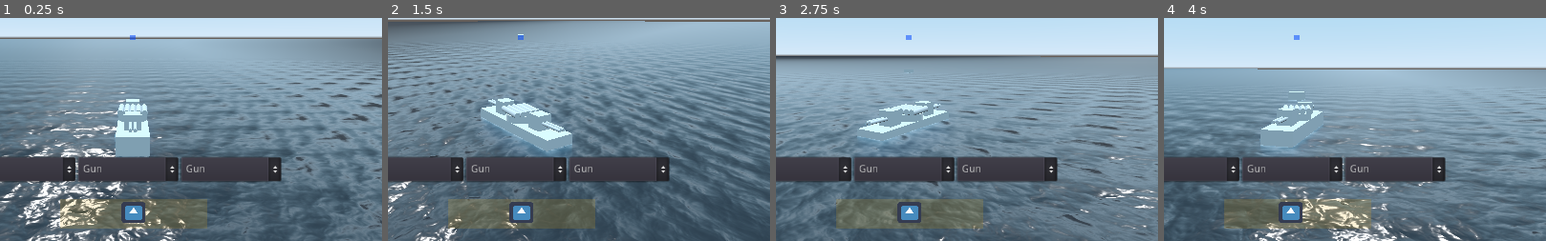
Above: before the commit, frames 1-4 (left to right).
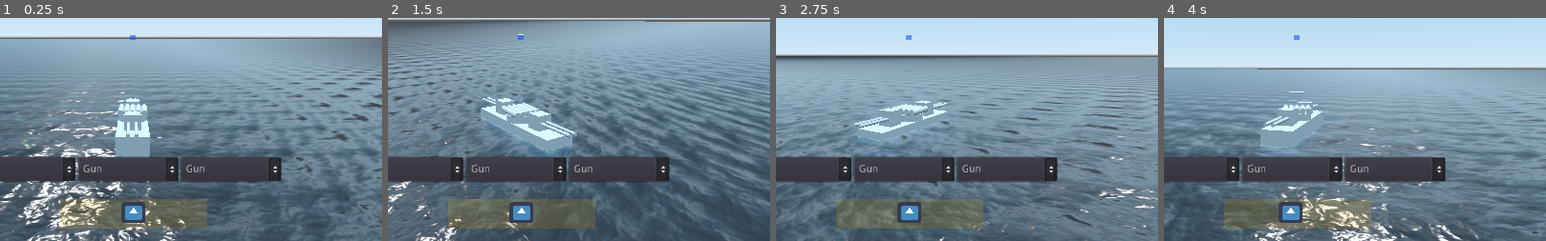
Above: after the commit, the same moments.

Repository: IndustrialDonut/IWARSHIPS
Game: Godot game, scene res://Map.tscn
Same seed, same stepped clock (60 frames per second), same inputs: the game is played once before the commit and once after it. The engine's default icon, where the game draws it, is replaced by a stand-in: a white triangle on a blue panel in a dark square.
Inputs (mouse positions are % of the whole screen's width and height, from its top left):
- Up to frame 1 (0.25 s): no input
- Up to frame 2 (1.5 s): move the mouse to (49, 52) at 0.52 s; hold W (forward) from 0.53 s (still down); click (49, 52) at 0.6 s; move the mouse to (57, 51) at 1.27 s; tap Ctrl (ctrl) at 1.35 s
- Up to frame 3 (2.75 s): keep holding W (forward); click (57, 51) at 1.55 s; move the mouse to (42, 49) at 2.02 s; click (42, 49) at 2.1 s
- Up to frame 4 (4 s): move the mouse to (51, 50) at 2.77 s; release W (forward) at 2.78 s; hold A (left) 2.78-3.53 s; right-click (51, 50) at 2.85 s; click (51, 50) at 3.05 s; move the mouse to (46, 48) at 3.52 s; hold W (forward) from 3.53 s (still down); tap 1 (select_gun) at 3.6 s; click (46, 48) at 3.8 s
The pictures show only the part of the screen within x 33-83%, y 46-96%; the shares and areas given below are measured in that part.

The runs differ from the first frame. In frame 1, 0.1% of the frame differs, in the area x 33-37%, y 35-54%; in frame 2, 0.3%, in the area x 24-50%, y 35-54%; in frame 3, 0.2%; in frame 4, 0.1%.

Commit message:
slight guns refactor

Diff:
--- /dev/null
+++ b/Game/Cannon203.gd
@@ -0,0 +1,19 @@
+extends Spatial
+
+
+func fire():
+
+	$MainCannon.fire()
+
+
+func get_gun_elevation(distance):
+
+	return $MainCannon.get_gun_elevation(distance)
+
+
+func load_gun():
+	$MainCannon.load_gun()
+
+
+func set_muzzle_velocity(speed):
+	$MainCannon.set_muzzle_velocity(speed)
--- /dev/null
+++ b/Game/Cannon203.tscn
@@ -0,0 +1,20 @@
+[gd_scene load_steps=4 format=2]
+
+[ext_resource path="res://MainCannon.tscn" type="PackedScene" id=1]
+[ext_resource path="res://Cannon203.gd" type="Script" id=2]
+
+[sub_resource type="CylinderMesh" id=1]
+top_radius = 0.1
+bottom_radius = 0.1
+height = 3.0
+
+[node name="Cannon203" type="Spatial"]
+script = ExtResource( 2 )
+
+[node name="MainCannon" parent="." instance=ExtResource( 1 )]
+transform = Transform( 1, 0, 0, 0, 1, 0, 0, 0, 1, 0, 0, -3.0013 )
+
+[node name="BarrelMesh" type="MeshInstance" parent="."]
+transform = Transform( 1, 0, 0, 0, -4.37114e-08, 1, 0, -1, -4.37114e-08, 0, 0, -1.4916 )
+mesh = SubResource( 1 )
+material/0 = null
--- a/Game/Cannon203JP.tscn
+++ /dev/null
@@ -1,17 +0,0 @@
-[gd_scene load_steps=3 format=2]
-
-[ext_resource path="res://CannonBase.tscn" type="PackedScene" id=1]
-
-[sub_resource type="CylinderMesh" id=1]
-top_radius = 0.1
-bottom_radius = 0.1
-
-[node name="Cannon203JP" instance=ExtResource( 1 )]
-
-[node name="MeshInstance" type="MeshInstance" parent="Spatial" index="0"]
-transform = Transform( 1, 0, 0, 0, -4.37114e-08, 1, 0, -1, -4.37114e-08, 0, 0, -1.07968 )
-mesh = SubResource( 1 )
-material/0 = null
-
-[node name="Muzzle" parent="." index="1"]
-transform = Transform( 1, 0, 0, 0, 1, 0, 0, 0, 1, 0, 0, -2.14426 )
--- a/Game/CannonBase.gd
+++ /dev/null
@@ -1,23 +0,0 @@
-extends Spatial
-
-#these can be changed on the particular child cannon
-var shell = preload("res://Shell203JP.tscn")
-var muzzle_vel = 40 #m/s
-
-var loaded := false
-
-func fire():
-	if loaded:
-		var inst = shell.instance()
-		get_tree().current_scene.get_node("Containers").add_child(inst)
-		inst.global_transform = $Muzzle.global_transform
-		inst.linear_velocity = - muzzle_vel * inst.global_transform.basis.z
-
-		loaded = false
-
-func calc_el(dist):
-	var el = (asin(9.8 * dist / (muzzle_vel*muzzle_vel) ))  /2.0
-	if el > 0:
-		return el
-	else:
-		return 0
--- a/Game/CannonBase.tscn
+++ /dev/null
@@ -1,10 +0,0 @@
-[gd_scene load_steps=2 format=2]
-
-[ext_resource path="res://CannonBase.gd" type="Script" id=1]
-
-[node name="CannonBase" type="Spatial"]
-script = ExtResource( 1 )
-
-[node name="Spatial" type="Spatial" parent="."]
-
-[node name="Muzzle" type="Spatial" parent="."]
--- /dev/null
+++ b/Game/MainCannon.gd
@@ -0,0 +1,33 @@
+extends Spatial
+
+var shell = preload("res://Shell203JP.tscn")
+var muzzle_vel = 40 #m/s
+var loaded := false
+
+func fire():
+
+	if loaded:
+
+		var inst = shell.instance()
+		add_child(inst) # added as toplevel though
+
+		var T = global_transform
+		inst.global_transform = T
+		inst.linear_velocity = -T.basis.z * muzzle_vel
+
+		loaded = false
+
+
+func get_gun_elevation(distance):
+
+	var el = (asin(9.8 * distance / (muzzle_vel*muzzle_vel) ))  / 2.0
+
+	return clamp(el, 0, deg2rad(90))
+
+
+func load_gun():
+	loaded = true
+
+
+func set_muzzle_velocity(speed):
+	muzzle_vel = speed
--- /dev/null
+++ b/Game/MainCannon.tscn
@@ -0,0 +1,6 @@
+[gd_scene load_steps=2 format=2]
+
+[ext_resource path="res://MainCannon.gd" type="Script" id=1]
+
+[node name="MainCannon" type="Spatial"]
+script = ExtResource( 1 )
--- a/Game/ShellBase.gd
+++ b/Game/ShellBase.gd
@@ -1,5 +1,9 @@
 extends RigidBody
 
+
+
+func _ready() -> void:
+	set_as_toplevel(true)
 
 
 func _physics_process(delta):
--- a/Game/Ships/Weapons.gd
+++ b/Game/Ships/Weapons.gd
@@ -3,7 +3,7 @@
 # consts at top
 const ROTATION_SPEED = 1
 
-var selected_weapon : int = ENUMS.ARM.GUN # start with nothing selected
+var selected_weapon : int = ENUMS.ARM.GUN
 
 #var angular_acceleration = 7
 var _local_target = Vector3()
--- a/Game/TurretBase.gd
+++ b/Game/TurretBase.gd
@@ -8,42 +8,17 @@
 
 func _ready():
 	for gun in $Horizontal/Vertical.get_children():
-		gun.loaded = true
+		gun.load_gun()
 
-func command_fire():
+
+func fire():
 	for gun in $Horizontal/Vertical.get_children():
 		gun.fire()
 
 
-func aim(point):
-	on_target = false
-
-	var cross = ( - $Horizontal.global_transform.basis.z).cross(point - self.global_transform.origin)
-
-	if abs(cross.y)<1:
-		on_target = true
-	else:
-		if abs(cross.y)<3:
-			if cross.y > 0:
-				$Horizontal.rotate_y(trav_rate/5.0)
-			elif cross.y < 0:
-				$Horizontal.rotate_y(-trav_rate/5.0)
-		else:
-			if cross.y > 0:
-				$Horizontal.rotate_y(trav_rate)
-			elif cross.y < 0:
-				$Horizontal.rotate_y(-trav_rate)
-
-		var el = $Horizontal/Vertical.get_child(0).calc_el((point - self.global_transform.origin).length())
-		$Horizontal/Vertical.rotation.x = lerp_angle($Horizontal/Vertical.rotation.x, el, 0.1)
-
-#func reset():
-#	$Horizontal.rotation.y = lerp_angle($Horizontal.rotation.y, 0 ,0.1)
-
-
 func _on_Timer_timeout():
 	for gun in $Horizontal/Vertical.get_children():
-		gun.loaded = true
+		gun.load_gun()
 
 
 
@@ -56,8 +31,8 @@
 
 var _current_target_distance = 0
 
-func fire():
-	_fire_shell()
+#func fire():
+#	_fire_shell()
 
 
 func _fire_shell():
--- a/Game/Weapons/TurretDouble.tscn
+++ b/Game/Weapons/TurretDouble.tscn
@@ -1,20 +1,20 @@
 [gd_scene load_steps=4 format=2]
 
 [ext_resource path="res://TurretBase.tscn" type="PackedScene" id=1]
-[ext_resource path="res://Cannon203JP.tscn" type="PackedScene" id=2]
+[ext_resource path="res://Cannon203.tscn" type="PackedScene" id=2]
 
 [sub_resource type="CubeMesh" id=1]
 size = Vector3( 1, 1, 1 )
 
 [node name="TurretDouble" instance=ExtResource( 1 )]
 
-[node name="Cannon203JP" parent="Horizontal/Vertical" index="0" instance=ExtResource( 2 )]
-transform = Transform( 1, 0, 0, 0, 1, 0, 0, 0, 1, -0.146015, 0, 0 )
+[node name="Cannon203" parent="Horizontal/Vertical" index="0" instance=ExtResource( 2 )]
+transform = Transform( 1, 0, 0, 0, 1, 0, 0, 0, 1, 0.24863, 0, 0 )
 
-[node name="Cannon203JP2" parent="Horizontal/Vertical" index="1" instance=ExtResource( 2 )]
-transform = Transform( 1, 0, 0, 0, 1, 0, 0, 0, 1, 0.135149, 0, 0 )
+[node name="Cannon203_2" parent="Horizontal/Vertical" index="1" instance=ExtResource( 2 )]
+transform = Transform( 1, 0, 0, 0, 1, 0, 0, 0, 1, -0.207225, 0, 0 )
 
-[node name="MeshInstance" type="MeshInstance" parent="Horizontal" index="1"]
+[node name="Box" type="MeshInstance" parent="Horizontal" index="1"]
 mesh = SubResource( 1 )
 material/0 = null
 
